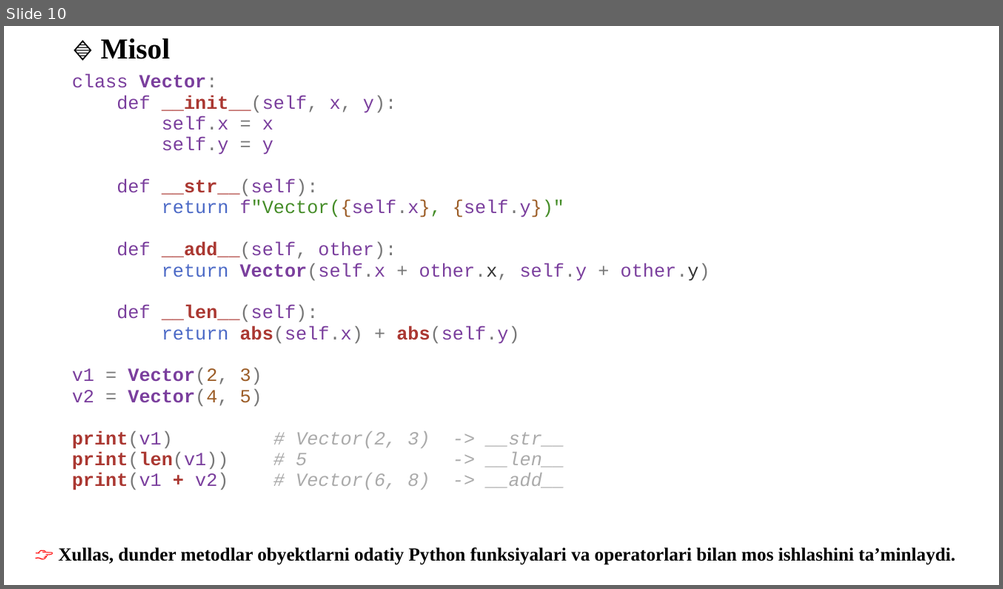
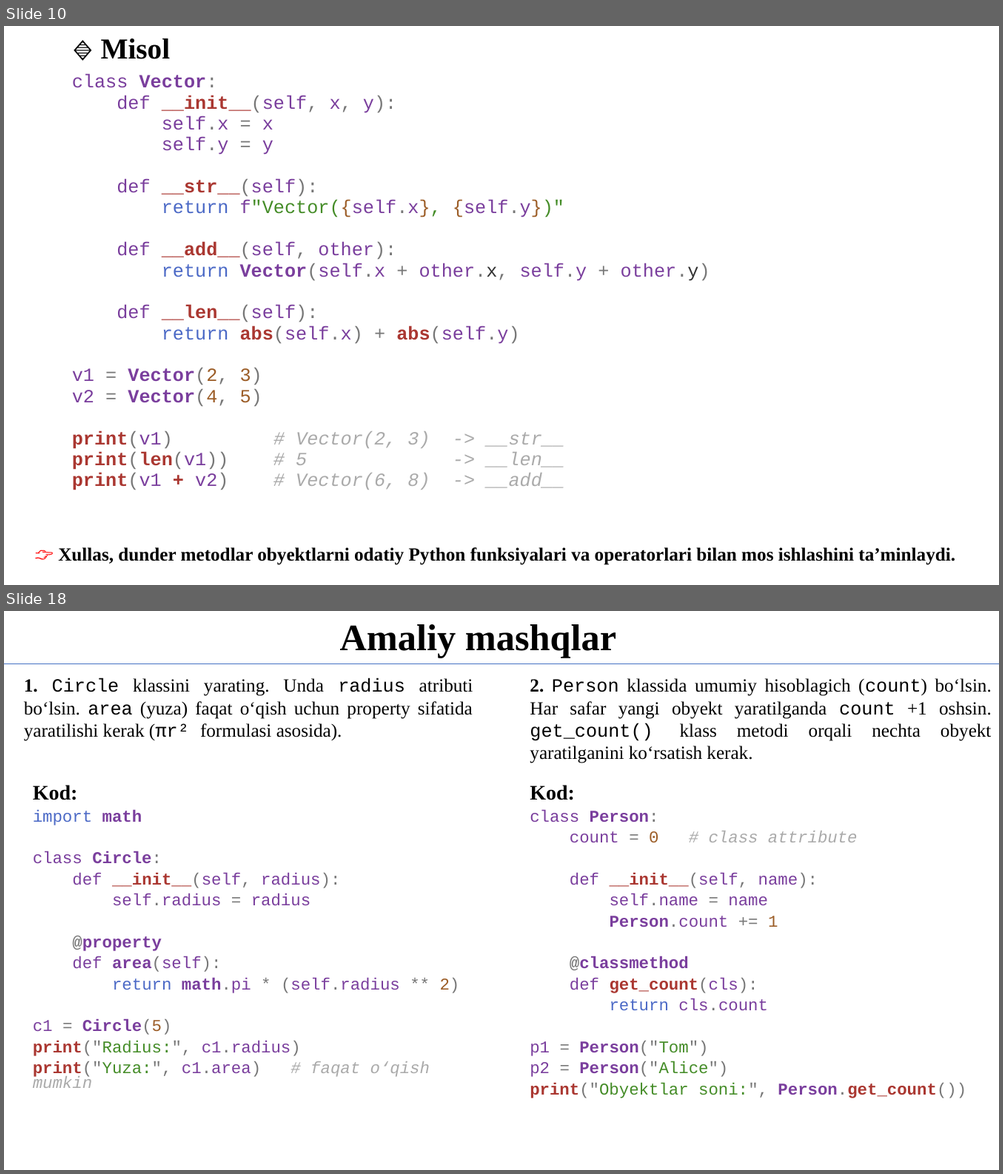
Before and after one commit to qwerty291996/2025-2026, a slide deck: Dars materiallari 2025-2026/Python dasturlash tili 2025-2026/5-kurs/1.13 Vorislik/1.13 Vorislik.pptx. Shown one above the other, each under a label of ours: slide 10 before the commit, slides 10 and 18 after it; the slides between them are not shown. The pictures are 1003x589 and 1003x1174 pixels, drawn with LibreOffice and Linux fonts; fonts in the diff are those of the drawing. Boxes give left, top, right and bottom in pixels: in the first picture for what was removed or moved away, otherwise in the second. Text is boxed around its words. In the diff, an @@ line names an element or a change of style, - is before the commit and + after.

```diff
--- a/Dars materiallari 2025-2026/Python dasturlash tili 2025-2026/5-kurs/1.13 Vorislik/1.13 Vorislik.pptx
+++ b/Dars materiallari 2025-2026/Python dasturlash tili 2025-2026/5-kurs/1.13 Vorislik/1.13 Vorislik.pptx
@@ slide 18 added at (x1=4, y1=611, x2=999, y2=1170), background #FFFFFF @@
@@ text added at (x1=340, y1=624, x2=616, y2=658), 36 pt, text #000000, bold @@
+Amaliy mashqlar
@@ line added from (4, 664) to (999, 664), #4472C4 0.5 pt @@
@@ text added at (x1=24, y1=678, x2=473, y2=741), 18 pt, text #000000 @@
+1️. Circle klassini yarating. Unda radius atributi bo‘lsin. area (yuza) faqat o‘qish uchun property sifatida yaratilishi kerak (πr² formulasi asosida).
@@ text added at (x1=529, y1=678, x2=991, y2=763), 18 pt, text #000000 @@
+2️. Person klassida umumiy hisoblagich (count) bo‘lsin. Har safar yangi obyekt yaratilganda count +1 oshsin. get_count() klass metodi orqali nechta obyekt yaratilganini ko‘rsatish kerak.
@@ text added at (x1=33, y1=785, x2=460, y2=1088), 16 pt, text #7A3E9D @@
+Kod:
+import math
+class Circle:
+def __init__(self, radius):
+self.radius = radius
+@property
+def area(self):
+return math.pi * (self.radius ** 2)
+c1 = Circle(5)
+print("Radius:", c1.radius)
+print("Yuza:", c1.area) # faqat o‘qish mumkin
@@ text added at (x1=529, y1=785, x2=966, y2=1099), 16 pt, text #7A3E9D @@
+Kod:
+class Person:
+count = 0 # class attribute
+def __init__(self, name):
+self.name = name
+Person.count += 1
+@classmethod
+def get_count(cls):
+return cls.count
+p1 = Person("Tom")
+p2 = Person("Alice")
+print("Obyektlar soni:", Person.get_count())
```
Also in this commit, not shown: 2 slides changed, 10 other slides added, 2 other files.
